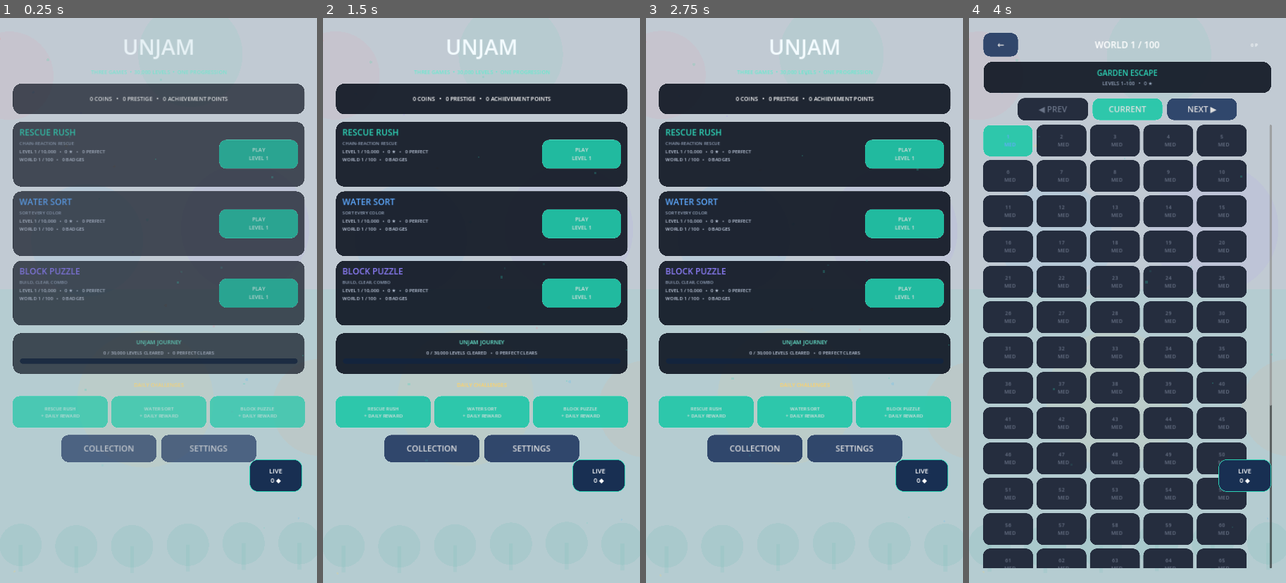
Above: before the commit, frames 1-4 (left to right).
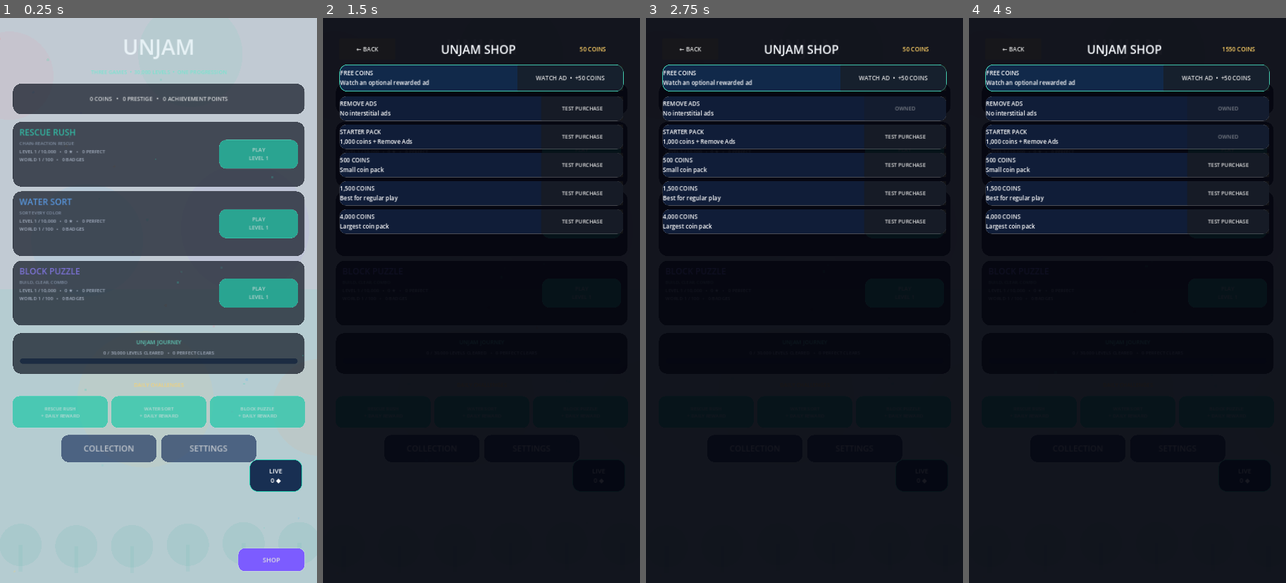
Above: after the commit, the same moments.

Repository: eghosa001/unjam
Game: Godot game, scene res://scenes/Main.tscn
Two runs of this game, one before a commit and one after it. Both use one fixed random seed, a clock stepped at 60 frames per second and the inputs below.
Inputs (mouse positions are in pixels of both pictures, inside the frame that each line leads up to):
- Up to frame 1 (0.25 s): no input
- Up to frame 2 (1.5 s): click (595, 560) at 0.5 s, where only the run after the commit has a clickable "SHOP"; click (570, 80) at 1.25 s, where only the run after the commit has a clickable "WATCH AD • +50 COINS"
- Up to frame 3 (2.75 s): click (905, 108) at 2 s, where only the run after the commit has a clickable "TEST PURCHASE"
- Up to frame 4 (4 s): click (1228, 136) at 2.75 s, where only the run after the commit has a clickable "TEST PURCHASE"; click (1228, 164) at 3.5 s, where only the run after the commit has a clickable "TEST PURCHASE"

The runs differ from the first frame. In frame 1, 0.8% of the frame differs, in the area x 75-97%, y 93-98%; in frame 2, 86%; in frame 3, 86%; in frame 4, 86%, in the area x 0-100%, y 0-100%.

Commit message:
Implement UNJAM monetization shop, ads, and purchase flows

Diff:
--- a/project.godot
+++ b/project.godot
@@ -26,9 +26,17 @@
 LevelManager="*res://scripts/core/level_manager.gd"
 MultiGameManager="*res://scripts/core/multi_game_manager.gd"
 AdManager="*res://scripts/systems/ad_manager.gd"
+StoreManager="*res://scripts/systems/store_manager.gd"
 AnalyticsManager="*res://scripts/systems/analytics_manager.gd"
 DailyChallenge="*res://scripts/systems/robust_daily_challenge.gd"
 FeedbackManager="*res://scripts/systems/feedback_manager.gd"
 PremiumVisuals="*res://scripts/systems/robust_premium_visuals.gd"
 RetentionManager="*res://scripts/systems/robust_retention_manager.gd"
 LiveHubLauncher="*res://scripts/systems/live_hub_launcher.gd"
+
+[monetization]
+
+test_mode=true
+admob_android_app_id="ca-app-pub-3940256099942544~3347511713"
+admob_rewarded_unit_id="ca-app-pub-3940256099942544/5224354917"
+admob_interstitial_unit_id="ca-app-pub-3940256099942544/1033173712"
--- a/scenes/Main.tscn
+++ b/scenes/Main.tscn
@@ -1,7 +1,8 @@
-[gd_scene load_steps=3 format=3]
+[gd_scene load_steps=4 format=3]
 
 [ext_resource path="res://scripts/ui/robust_main.gd" type="Script" id="1"]
 [ext_resource path="res://scripts/ui/ui_touch_enhancer.gd" type="Script" id="2"]
+[ext_resource path="res://scripts/ui/monetization_hub.gd" type="Script" id="3"]
 
 [node name="Main" type="Control"]
 layout_mode = 3
@@ -14,3 +15,6 @@
 
 [node name="UiTouchEnhancer" type="Node" parent="."]
 script = ExtResource("2")
+
+[node name="MonetizationHub" type="Node" parent="."]
+script = ExtResource("3")
--- a/scripts/core/robust_save_manager.gd
+++ b/scripts/core/robust_save_manager.gd
@@ -3,7 +3,7 @@
 const ROBUST_SAVE_PATH := "user://unjam_save.json"
 const BACKUP_PATH := "user://unjam_save.backup.json"
 const TEMP_PATH := "user://unjam_save.tmp.json"
-const SAVE_VERSION := 4
+const SAVE_VERSION := 5
 
 func _ready() -> void:
 	load_save()
@@ -40,11 +40,13 @@
 	data.coins = clampi(int(data.get("coins", 0)), 0, 2000000000)
 	data.prestige_points = max(0, int(data.get("prestige_points", 0)))
 	data.achievement_points = max(0, int(data.get("achievement_points", 0)))
-	for key in ["sound", "vibration", "music", "remove_ads"]:
+	data.rewarded_ads_watched = max(0, int(data.get("rewarded_ads_watched", 0)))
+	data.lifetime_purchased_coins = max(0, int(data.get("lifetime_purchased_coins", 0)))
+	for key in ["sound", "vibration", "music", "remove_ads", "starter_pack_purchased"]:
 		data[key] = bool(data.get(key, DEFAULT_DATA.get(key, false)))
 	if not data.get("stars", {}) is Dictionary:
 		data.stars = {}
-	for key in ["rescued", "decorations", "daily_completed", "milestone_chests", "world_badges", "achievements"]:
+	for key in ["rescued", "decorations", "daily_completed", "milestone_chests", "world_badges", "achievements", "purchased_products"]:
 		if not data.get(key, []) is Array:
 			data[key] = []
 	var clean_stars: Dictionary = {}
--- a/scripts/core/save_manager.gd
+++ b/scripts/core/save_manager.gd
@@ -19,6 +19,10 @@
 	"hints_used": 0,
 	"undos_used": 0,
 	"remove_ads": false,
+	"starter_pack_purchased": false,
+	"purchased_products": [],
+	"rewarded_ads_watched": 0,
+	"lifetime_purchased_coins": 0,
 	"total_levels_completed": 0,
 	"total_rescues": 0,
 	"perfect_clears": 0,
--- a/scripts/systems/ad_manager.gd
+++ b/scripts/systems/ad_manager.gd
@@ -1,35 +1,118 @@
 extends Node
 
 signal rewarded_completed(placement: String)
+signal rewarded_failed(placement: String, reason: String)
 signal interstitial_closed
+signal interstitial_failed(reason: String)
+signal provider_changed(ready: bool)
+
+const DEFAULT_REWARDED_COINS := 50
+const MIN_LEVELS_BEFORE_FIRST_INTERSTITIAL := 3
+const INTERSTITIAL_COOLDOWN_SECONDS := 180
+const MAX_INTERSTITIALS_PER_SESSION := 6
 
 var ads_enabled := true
 var completed_since_interstitial := 0
-var interstitial_interval := 5
+var interstitial_interval := 4
+var interstitials_this_session := 0
+var last_interstitial_unix := 0
+var provider: Node
+var _pending_reward_placement := ""
+var _pending_reward_callback := Callable()
 
 func _ready() -> void:
 	ads_enabled = not bool(SaveManager.data.get("remove_ads", false))
+	last_interstitial_unix = int(Time.get_unix_time_from_system()) - INTERSTITIAL_COOLDOWN_SECONDS
 
-func show_rewarded(placement: String, on_reward: Callable = Callable()) -> void:
-	# Rewarded ads remain opt-in even for users who removed interstitial ads.
-	# Replace this development fallback with the chosen Android ad SDK adapter.
-	if on_reward.is_valid():
-		on_reward.call()
+func register_provider(value: Node) -> void:
+	provider = value
+	provider_changed.emit(is_provider_ready())
+
+func is_provider_ready() -> bool:
+	return provider != null and is_instance_valid(provider)
+
+func is_test_mode() -> bool:
+	return bool(ProjectSettings.get_setting("monetization/test_mode", true))
+
+func show_rewarded(placement: String, on_reward: Callable = Callable()) -> bool:
+	# On desktop/editor, test mode deliberately simulates a completed ad so QA can test flows.
+	# Android production never grants a reward unless the ad provider confirms completion.
+	AnalyticsManager.track("rewarded_requested", {"placement": placement, "provider": is_provider_ready()})
+	if is_provider_ready() and provider.has_method("show_rewarded"):
+		_pending_reward_placement = placement
+		_pending_reward_callback = on_reward
+		var accepted = provider.call("show_rewarded", placement, Callable(self, "_provider_rewarded_completed"), Callable(self, "_provider_rewarded_failed"))
+		return accepted != false
+	if is_test_mode() and OS.get_name() != "Android":
+		_grant_reward(placement, on_reward)
+		return true
+	rewarded_failed.emit(placement, "Ad provider unavailable")
+	AnalyticsManager.track("rewarded_unavailable", {"placement": placement})
+	return false
+
+func _provider_rewarded_completed() -> void:
+	_grant_reward(_pending_reward_placement, _pending_reward_callback)
+	_pending_reward_placement = ""
+	_pending_reward_callback = Callable()
+
+func _provider_rewarded_failed(reason: String = "Rewarded ad failed") -> void:
+	var placement := _pending_reward_placement
+	_pending_reward_placement = ""
+	_pending_reward_callback = Callable()
+	rewarded_failed.emit(placement, reason)
+	AnalyticsManager.track("rewarded_failed", {"placement": placement, "reason": reason})
+
+func _grant_reward(placement: String, callback: Callable) -> void:
+	if callback.is_valid():
+		callback.call()
+	SaveManager.data.rewarded_ads_watched = int(SaveManager.data.get("rewarded_ads_watched", 0)) + 1
+	SaveManager.save()
 	rewarded_completed.emit(placement)
+	AnalyticsManager.track("rewarded_completed", {"placement": placement})
+
+func reward_coins(placement: String = "shop_coins", amount: int = DEFAULT_REWARDED_COINS) -> bool:
+	return show_rewarded(placement, func() -> void: SaveManager.add_coins(amount))
 
 func note_level_completed() -> void:
 	completed_since_interstitial += 1
 
 func should_show_interstitial() -> bool:
-	return ads_enabled and not bool(SaveManager.data.get("remove_ads", false)) and completed_since_interstitial >= interstitial_interval
+	if not ads_enabled or bool(SaveManager.data.get("remove_ads", false)):
+		return false
+	# Desktop/editor test mode intentionally skips real-time grace/cooldown gates so QA is deterministic.
+	if is_test_mode() and OS.get_name() != "Android":
+		return completed_since_interstitial >= interstitial_interval
+	if int(SaveManager.data.get("total_levels_completed", 0)) < MIN_LEVELS_BEFORE_FIRST_INTERSTITIAL:
+		return false
+	if completed_since_interstitial < interstitial_interval:
+		return false
+	if interstitials_this_session >= MAX_INTERSTITIALS_PER_SESSION:
+		return false
+	return int(Time.get_unix_time_from_system()) - last_interstitial_unix >= INTERSTITIAL_COOLDOWN_SECONDS
 
-func show_interstitial() -> void:
+func show_interstitial() -> bool:
 	if not should_show_interstitial():
 		interstitial_closed.emit()
-		return
+		return false
+	if is_provider_ready() and provider.has_method("show_interstitial"):
+		var accepted = provider.call("show_interstitial", Callable(self, "_provider_interstitial_closed"), Callable(self, "_provider_interstitial_failed"))
+		return accepted != false
+	if is_test_mode() and OS.get_name() != "Android":
+		_provider_interstitial_closed()
+		return true
+	interstitial_failed.emit("Ad provider unavailable")
+	return false
+
+func _provider_interstitial_closed() -> void:
 	completed_since_interstitial = 0
-	# SDK integration intentionally isolated here; never call ad APIs from game.gd.
+	interstitials_this_session += 1
+	last_interstitial_unix = int(Time.get_unix_time_from_system())
 	interstitial_closed.emit()
+	AnalyticsManager.track("interstitial_closed", {"session_count": interstitials_this_session})
+
+func _provider_interstitial_failed(reason: String = "Interstitial failed") -> void:
+	interstitial_failed.emit(reason)
+	AnalyticsManager.track("interstitial_failed", {"reason": reason})
 
 func set_ads_enabled(enabled: bool) -> void:
 	ads_enabled = enabled
--- /dev/null
+++ b/scripts/systems/store_manager.gd
@@ -0,0 +1,86 @@
+extends Node
+
+signal catalog_changed
+signal purchase_started(product_id: String)
+signal purchase_succeeded(product_id: String)
+signal purchase_failed(product_id: String, reason: String)
+
+const PRODUCT_REMOVE_ADS := "unjam_remove_ads"
+const PRODUCT_STARTER_PACK := "unjam_starter_pack"
+const PRODUCT_COINS_SMALL := "unjam_coins_500"
+const PRODUCT_COINS_MEDIUM := "unjam_coins_1500"
+const PRODUCT_COINS_LARGE := "unjam_coins_4000"
+
+const PRODUCTS := {
+	PRODUCT_REMOVE_ADS: {"title": "REMOVE ADS", "subtitle": "No interstitial ads", "coins": 0, "non_consumable": true},
+	PRODUCT_STARTER_PACK: {"title": "STARTER PACK", "subtitle": "1,000 coins + Remove Ads", "coins": 1000, "non_consumable": true},
+	PRODUCT_COINS_SMALL: {"title": "500 COINS", "subtitle": "Small coin pack", "coins": 500, "non_consumable": false},
+	PRODUCT_COINS_MEDIUM: {"title": "1,500 COINS", "subtitle": "Best for regular play", "coins": 1500, "non_consumable": false},
+	PRODUCT_COINS_LARGE: {"title": "4,000 COINS", "subtitle": "Largest coin pack", "coins": 4000, "non_consumable": false}
+}
+
+var provider: Node
+var localized_prices: Dictionary = {}
+
+func register_provider(value: Node) -> void:
+	provider = value
+	if provider != null and provider.has_method("query_products"):
+		provider.call("query_products", PRODUCTS.keys(), Callable(self, "set_localized_prices"))
+	catalog_changed.emit()
+
+func provider_ready() -> bool:
+	return provider != null and is_instance_valid(provider)
+
+func set_localized_prices(prices: Dictionary) -> void:
+	localized_prices = prices.duplicate(true)
+	catalog_changed.emit()
+
+func price_text(product_id: String) -> String:
+	if localized_prices.has(product_id):
+		return String(localized_prices[product_id])
+	return "PLAY STORE" if OS.get_name() == "Android" else "TEST PURCHASE"
+
+func purchase(product_id: String) -> bool:
+	if not PRODUCTS.has(product_id):
+		purchase_failed.emit(product_id, "Unknown product")
+		return false
+	purchase_started.emit(product_id)
+	AnalyticsManager.track("purchase_started", {"product": product_id})
+	if provider_ready() and provider.has_method("purchase"):
+		var accepted = provider.call("purchase", product_id, Callable(self, "confirm_purchase"), Callable(self, "_provider_purchase_failed"))
+		return accepted != false
+	if bool(ProjectSettings.get_setting("monetization/test_mode", true)) and OS.get_name() != "Android":
+		confirm_purchase(product_id, "desktop-test")
+		return true
+	purchase_failed.emit(product_id, "Google Play Billing provider unavailable")
+	return false
+
+func _provider_purchase_failed(product_id: String, reason: String = "Purchase failed") -> void:
+	purchase_failed.emit(product_id, reason)
+	AnalyticsManager.track("purchase_failed", {"product": product_id, "reason": reason})
+
+func confirm_purchase(product_id: String, purchase_token: String = "") -> void:
+	# This is the only grant path. Android providers must call it after Play Billing reports success.
+	if not PRODUCTS.has(product_id):
+		return
+	var purchased: Array = SaveManager.data.get("purchased_products", [])
+	var non_consumable := bool(PRODUCTS[product_id].get("non_consumable", false))
+	if non_consumable and product_id in purchased:
+		purchase_succeeded.emit(product_id)
+		return
+	var coins := int(PRODUCTS[product_id].get("coins", 0))
+	if product_id == PRODUCT_REMOVE_ADS:
+		AdManager.set_remove_ads_purchased(true)
+	elif product_id == PRODUCT_STARTER_PACK:
+		AdManager.set_remove_ads_purchased(true)
+		SaveManager.data.starter_pack_purchased = true
+		SaveManager.add_coins(coins)
+	elif coins > 0:
+		SaveManager.add_coins(coins)
+		SaveManager.data.lifetime_purchased_coins = int(SaveManager.data.get("lifetime_purchased_coins", 0)) + coins
+	if non_consumable and product_id not in purchased:
+		purchased.append(product_id)
+	SaveManager.data.purchased_products = purchased
+	SaveManager.save()
+	purchase_succeeded.emit(product_id)
+	AnalyticsManager.track("purchase_succeeded", {"product": product_id, "coins": coins, "token_present": not purchase_token.is_empty()})
--- /dev/null
+++ b/scripts/ui/monetization_hub.gd
@@ -0,0 +1,253 @@
+extends Node
+
+var layer: CanvasLayer
+var shop_button: Button
+var overlay: Control
+var balance_label: Label
+var status_label: Label
+
+func _ready() -> void:
+	get_tree().node_added.connect(_on_node_added)
+	StoreManager.purchase_succeeded.connect(_on_purchase_succeeded)
+	StoreManager.purchase_failed.connect(_on_purchase_failed)
+	AdManager.rewarded_completed.connect(_on_rewarded_completed)
+	AdManager.rewarded_failed.connect(_on_rewarded_failed)
+	call_deferred("_build_ui")
+	set_process(true)
+
+func _process(_delta: float) -> void:
+	if shop_button == null or not is_instance_valid(shop_button):
+		return
+	var host := get_parent()
+	var surface := String(host.get("current_surface")) if host != null else ""
+	shop_button.visible = surface == "home" and (overlay == null or not overlay.visible)
+
+func _build_ui() -> void:
+	if layer != null:
+		return
+	layer = CanvasLayer.new()
+	layer.layer = 500
+	add_child(layer)
+
+	shop_button = Button.new()
+	shop_button.text = "SHOP"
+	shop_button.custom_minimum_size = Vector2(230, 82)
+	shop_button.set_anchors_preset(Control.PRESET_BOTTOM_RIGHT)
+	shop_button.position = Vector2(-270, -120)
+	shop_button.add_theme_font_size_override("font_size", 22)
+	shop_button.add_theme_stylebox_override("normal", _box(Color("7c5cff"), 24, Color("ffffff33"), 2))
+	shop_button.add_theme_stylebox_override("hover", _box(Color("957cff"), 24, Color("ffffff66"), 2))
+	shop_button.add_theme_stylebox_override("pressed", _box(Color("5c3fd6"), 24, Color.WHITE, 2))
+	shop_button.pressed.connect(_open_shop)
+	layer.add_child(shop_button)
+
+	overlay = Control.new()
+	overlay.set_anchors_and_offsets_preset(Control.PRESET_FULL_RECT)
+	overlay.mouse_filter = Control.MOUSE_FILTER_STOP
+	overlay.visible = false
+	layer.add_child(overlay)
+	var shade := ColorRect.new()
+	shade.color = Color(0.015, 0.02, 0.055, 0.92)
+	shade.set_anchors_and_offsets_preset(Control.PRESET_FULL_RECT)
+	overlay.add_child(shade)
+	var margin := MarginContainer.new()
+	margin.set_anchors_and_offsets_preset(Control.PRESET_FULL_RECT)
+	margin.add_theme_constant_override("margin_left", 56)
+	margin.add_theme_constant_override("margin_right", 56)
+	margin.add_theme_constant_override("margin_top", 70)
+	margin.add_theme_constant_override("margin_bottom", 70)
+	overlay.add_child(margin)
+	var root := VBoxContainer.new()
+	root.add_theme_constant_override("separation", 16)
+	margin.add_child(root)
+	var header := HBoxContainer.new()
+	root.add_child(header)
+	var close := Button.new()
+	close.text = "← BACK"
+	close.custom_minimum_size = Vector2(190, 72)
+	close.add_theme_font_size_override("font_size", 20)
+	close.pressed.connect(_close_shop)
+	header.add_child(close)
+	var title := Label.new()
+	title.text = "UNJAM SHOP"
+	title.size_flags_horizontal = Control.SIZE_EXPAND_FILL
+	title.horizontal_alignment = HORIZONTAL_ALIGNMENT_CENTER
+	title.vertical_alignment = VERTICAL_ALIGNMENT_CENTER
+	title.add_theme_font_size_override("font_size", 40)
+	title.add_theme_color_override("font_color", Color("f8fbff"))
+	header.add_child(title)
+	balance_label = Label.new()
+	balance_label.custom_minimum_size = Vector2(210, 72)
+	balance_label.horizontal_alignment = HORIZONTAL_ALIGNMENT_CENTER
+	balance_label.vertical_alignment = VERTICAL_ALIGNMENT_CENTER
+	balance_label.add_theme_font_size_override("font_size", 20)
+	balance_label.add_theme_color_override("font_color", Color("ffd166"))
+	header.add_child(balance_label)
+
+	var reward_panel := PanelContainer.new()
+	reward_panel.add_theme_stylebox_override("panel", _box(Color("11294a"), 26, Color("49e1c0"), 2))
+	root.add_child(reward_panel)
+	var reward_row := HBoxContainer.new()
+	reward_row.add_theme_constant_override("separation", 18)
+	reward_panel.add_child(reward_row)
+	var reward_text := Label.new()
+	reward_text.text = "FREE COINS\nWatch an optional rewarded ad"
+	reward_text.size_flags_horizontal = Control.SIZE_EXPAND_FILL
+	reward_text.add_theme_font_size_override("font_size", 20)
+	reward_row.add_child(reward_text)
+	var watch := Button.new()
+	watch.text = "WATCH AD  •  +50 COINS"
+	watch.custom_minimum_size = Vector2(360, 88)
+	watch.add_theme_font_size_override("font_size", 20)
+	watch.pressed.connect(_watch_rewarded.bind(watch))
+	reward_row.add_child(watch)
+
+	var scroll := ScrollContainer.new()
+	scroll.size_flags_vertical = Control.SIZE_EXPAND_FILL
+	root.add_child(scroll)
+	var products := VBoxContainer.new()
+	products.size_flags_horizontal = Control.SIZE_EXPAND_FILL
+	products.add_theme_constant_override("separation", 12)
+	scroll.add_child(products)
+	for product_id in StoreManager.PRODUCTS.keys():
+		_add_product(products, String(product_id))
+	status_label = Label.new()
+	status_label.horizontal_alignment = HORIZONTAL_ALIGNMENT_CENTER
+	status_label.add_theme_font_size_override("font_size", 17)
+	status_label.add_theme_color_override("font_color", Color("9eb2cc"))
+	root.add_child(status_label)
+	_refresh()
+
+func _add_product(parent: VBoxContainer, product_id: String) -> void:
+	var info: Dictionary = StoreManager.PRODUCTS[product_id]
+	var panel := PanelContainer.new()
+	panel.add_theme_stylebox_override("panel", _box(Color("101d38"), 22, Color("ffffff22"), 1))
+	parent.add_child(panel)
+	var row := HBoxContainer.new()
+	row.add_theme_constant_override("separation", 18)
+	panel.add_child(row)
+	var text := Label.new()
+	text.text = "%s\n%s" % [String(info.get("title", product_id)), String(info.get("subtitle", ""))]
+	text.size_flags_horizontal = Control.SIZE_EXPAND_FILL
+	text.add_theme_font_size_override("font_size", 20)
+	row.add_child(text)
+	var buy := Button.new()
+	buy.custom_minimum_size = Vector2(280, 82)
+	buy.add_theme_font_size_override("font_size", 18)
+	var purchased: Array = SaveManager.data.get("purchased_products", [])
+	if bool(info.get("non_consumable", false)) and product_id in purchased:
+		buy.text = "OWNED"
+		buy.disabled = true
+	else:
+		buy.text = StoreManager.price_text(product_id)
+		buy.pressed.connect(_purchase.bind(product_id, buy))
+	row.add_child(buy)
+
+func _open_shop() -> void:
+	overlay.visible = true
+	shop_button.visible = false
+	_refresh()
+	AnalyticsManager.track("shop_opened", {})
+
+func _close_shop() -> void:
+	overlay.visible = false
+	AnalyticsManager.track("shop_closed", {})
+
+func _refresh() -> void:
+	if balance_label != null:
+		balance_label.text = "%d COINS" % int(SaveManager.data.get("coins", 0))
+
+func _watch_rewarded(button: Button) -> void:
+	button.disabled = true
+	status_label.text = "Loading rewarded ad…"
+	if not AdManager.reward_coins("shop_coins", 50):
+		button.disabled = false
+		status_label.text = "Rewarded ad is not available right now."
+
+func _purchase(product_id: String, button: Button) -> void:
+	button.disabled = true
+	button.text = "PROCESSING…"
+	status_label.text = "Opening Google Play…"
+	if not StoreManager.purchase(product_id):
+		button.disabled = false
+		button.text = StoreManager.price_text(product_id)
+
+func _on_purchase_succeeded(_product_id: String) -> void:
+	status_label.text = "Purchase confirmed. Thank you!"
+	_refresh()
+	call_deferred("_rebuild_shop")
+
+func _on_purchase_failed(_product_id: String, reason: String) -> void:
+	status_label.text = reason
+	call_deferred("_rebuild_shop")
+
+func _on_rewarded_completed(placement: String) -> void:
+	if placement == "shop_coins":
+		status_label.text = "+50 coins added"
+		_refresh()
+		call_deferred("_rebuild_shop")
+
+func _on_rewarded_failed(placement: String, reason: String) -> void:
+	if placement == "shop_coins":
+		status_label.text = reason
+		call_deferred("_rebuild_shop")
+
+func _rebuild_shop() -> void:
+	if overlay == null:
+		return
+	var was_open := overlay.visible
+	layer.remove_child(overlay)
+	overlay.queue_free()
+	overlay = null
+	balance_label = null
+	status_label = null
+	# Recreate the whole monetization layer to refresh ownership/price state safely.
+	layer.remove_child(shop_button)
+	shop_button.queue_free()
+	shop_button = null
+	remove_child(layer)
+	layer.queue_free()
+	layer = null
+	_build_ui()
+	if was_open:
+		overlay.visible = true
+		shop_button.visible = false
+
+func _on_node_added(node: Node) -> void:
+	if node == null or not node.has_signal("finished"):
+		return
+	var script: Script = node.get_script() as Script
+	if script == null:
+		return
+	var path := String(script.resource_path)
+	var game_id := ""
+	if path.ends_with("scripts/game/water_sort.gd"):
+		game_id = "water_sort"
+	elif path.ends_with("scripts/game/block_puzzle.gd"):
+		game_id = "block_puzzle"
+	if game_id.is_empty():
+		return
+	var callback := Callable(self, "_on_puzzle_finished").bind(game_id)
+	if not node.is_connected("finished", callback):
+		node.connect("finished", callback)
+
+func _on_puzzle_finished(_level_number: int, game_id: String) -> void:
+	AdManager.note_level_completed()
+	AnalyticsManager.track("monetization_level_complete", {"game": game_id})
+	if AdManager.should_show_interstitial():
+		AdManager.show_interstitial()
+
+func _box(color: Color, radius: int, border: Color = Color.TRANSPARENT, border_width: int = 0) -> StyleBoxFlat:
+	var style := StyleBoxFlat.new()
+	style.bg_color = color
+	style.corner_radius_top_left = radius
+	style.corner_radius_top_right = radius
+	style.corner_radius_bottom_left = radius
+	style.corner_radius_bottom_right = radius
+	if border_width > 0:
+		style.border_width_left = border_width
+		style.border_width_right = border_width
+		style.border_width_top = border_width
+		style.border_width_bottom = border_width
+		style.border_color = border
+	return style
--- /dev/null
+++ b/tests/validate_monetization.gd
@@ -0,0 +1,43 @@
+extends SceneTree
+
+var failures: Array[String] = []
+
+func _init() -> void:
+	call_deferred("run")
+
+func expect_true(condition: bool, message: String) -> void:
+	if not condition:
+		failures.append(message)
+
+func run() -> void:
+	await process_frame
+	var save_manager = root.get_node_or_null("SaveManager")
+	var ad_manager = root.get_node_or_null("AdManager")
+	var store_manager = root.get_node_or_null("StoreManager")
+	expect_true(save_manager != null, "SaveManager autoload missing")
+	expect_true(ad_manager != null, "AdManager autoload missing")
+	expect_true(store_manager != null, "StoreManager autoload missing")
+	if save_manager == null or ad_manager == null or store_manager == null:
+		quit(1)
+		return
+	expect_true(store_manager.PRODUCTS.has(store_manager.PRODUCT_REMOVE_ADS), "remove ads product missing")
+	expect_true(store_manager.PRODUCTS.has(store_manager.PRODUCT_STARTER_PACK), "starter pack missing")
+	expect_true(store_manager.PRODUCTS.size() >= 5, "coin catalog incomplete")
+	var before := int(save_manager.data.get("coins", 0))
+	var old_remove := bool(save_manager.data.get("remove_ads", false))
+	store_manager.confirm_purchase(store_manager.PRODUCT_COINS_SMALL, "test-token")
+	expect_true(int(save_manager.data.get("coins", 0)) == before + 500, "coin purchase grant incorrect")
+	store_manager.confirm_purchase(store_manager.PRODUCT_REMOVE_ADS, "test-token")
+	expect_true(bool(save_manager.data.get("remove_ads", false)), "remove ads not persisted")
+	expect_true(not ad_manager.ads_enabled, "ads should be disabled after remove ads")
+	save_manager.data.coins = before
+	save_manager.data.remove_ads = old_remove
+	save_manager.data.purchased_products = []
+	ad_manager.ads_enabled = not old_remove
+	save_manager.save()
+	if failures.is_empty():
+		print("MONETIZATION VALIDATION PASS")
+		quit(0)
+	else:
+		for failure in failures: push_error(failure)
+		quit(1)
Not shown, removed: .github/workflows/source-snapshot.yml
